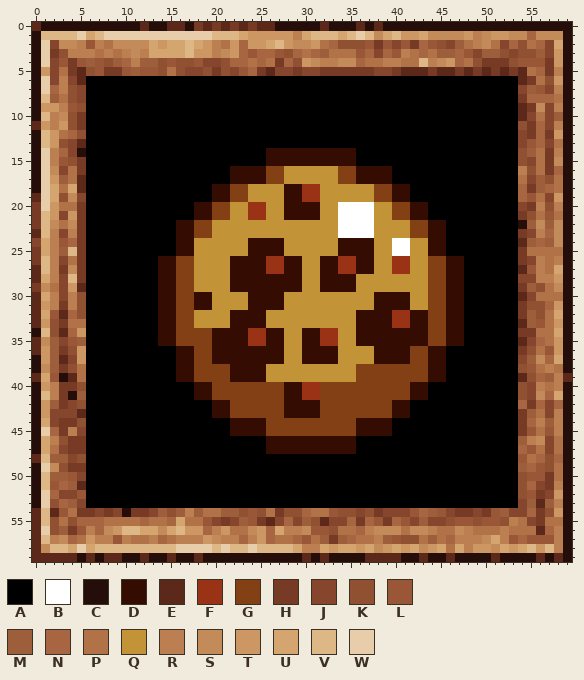
File history of a pixel-art sprite, res/drawable-hdpi/image_list_up120.png. The picture above was drawn from the file before the commit.
The file is 60x60 pixels.
Palette (. is transparent): A #000000  B #ffffff  C #250d09  D #340c02  E #5c281a  F #9a3316  G #834014  H #773a25  J #85462d  K #905032  L #995737  M #9d5e3b  N #a76641  P #b17247  Q #c39338  R #bb7f51  S #c48b5a  T #cc9763  U #d5a570  V #ddb786  W #e7cda9
And afterwards:
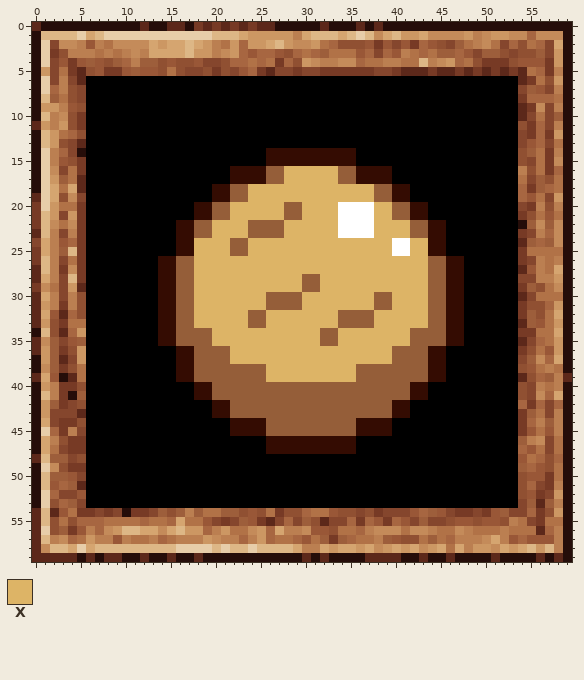
Colours new in this view: X #ddb466
The exact change:
Colour G changes from #834014 to #955e39.
Colour D becomes colour G in rows 20 to 21 at x 28 to 29; in rows 30 to 31 at x 26 to 27 and 38 to 39; in rows 32 to 33 at x 24 to 25 and 36 to 37; in rows 34 to 35 at x 42 to 43; in rows 36 to 37 at x 20 to 21 and 40 to 41; in rows 38 to 39 at x 22 to 25.
Colour D becomes colour G in rows 40 to 41 at x 28 to 29; in rows 42 to 43 at x 28 to 31.
Colour F becomes colour G in rows 34 to 35 at x 32 to 33; in rows 40 to 41 at x 30 to 31.
Colour Q becomes colour G in rows 22 to 23 at x 24 to 27; in rows 24 to 25 at x 22 to 23; in rows 28 to 29 at x 30 to 31; in rows 30 to 31 at x 28 to 29; in rows 32 to 33 at x 34 to 35.
Colour D becomes colour X in rows 18 to 19 at x 28 to 29; in rows 20 to 21 at x 30 to 31; in rows 24 to 25 at x 24 to 27 and 34 to 37; in rows 26 to 27 at x 22 to 25, 28 to 29, 32 to 33 and 36 to 37; in rows 28 to 29 at x 22 to 29 and 32 to 35; in rows 30 to 31 at x 18 to 19, 24 to 25 and 40 to 41.
Colour D becomes colour X in rows 32 to 33 at x 22 to 23, 38 to 39 and 42 to 43; in rows 34 to 35 at x 20 to 23, 26 to 27, 30 to 31 and 36 to 41; in rows 36 to 37 at x 22 to 27, 30 to 33 and 38 to 39.
Colour F becomes colour X in rows 18 to 19 at x 30 to 31; in rows 20 to 21 at x 24 to 25; in rows 26 to 27 at x 26 to 27, 34 to 35 and 40 to 41; in rows 32 to 33 at x 40 to 41; in rows 34 to 35 at x 24 to 25.
Colour Q becomes colour X in rows 16 to 17 at x 28 to 33; in rows 18 to 19 at x 24 to 27 and 32 to 37; in rows 20 to 21 at x 22 to 23, 26 to 27, 32 to 33 and 38 to 39; in rows 22 to 23 at x 20 to 23, 28 to 33 and 38 to 41; in rows 24 to 25 at x 18 to 21, 28 to 33, 38 to 39 and 42 to 43; in rows 26 to 27 at x 18 to 21, 30 to 31, 38 to 39 and 42 to 43.
Colour Q becomes colour X in rows 28 to 29 at x 18 to 21 and 36 to 43; in rows 30 to 31 at x 20 to 23, 30 to 37 and 42 to 43; in rows 32 to 33 at x 18 to 21 and 26 to 33; in rows 34 to 35 at x 28 to 29 and 34 to 35; in rows 36 to 37 at x 28 to 29 and 34 to 37; in rows 38 to 39 at x 26 to 35.
Where, in picture pixels (left, top, right, bottom), the same in both pictures:
changed: (176, 166, 446, 436)
